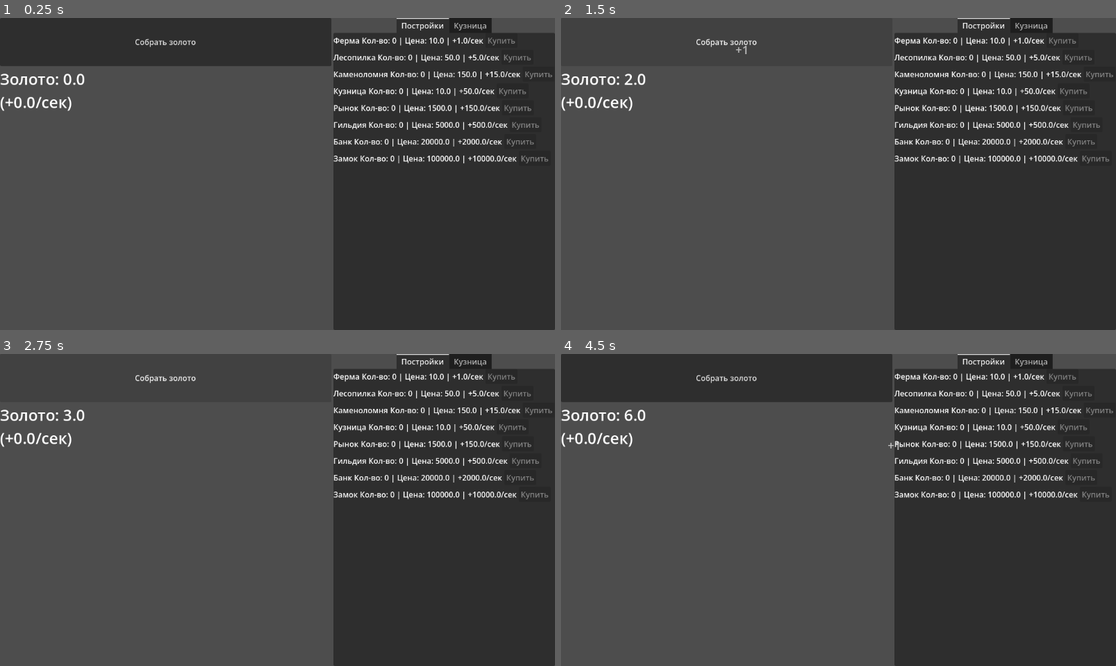
Above: before the commit, frames 1-4 (two rows, left to right).
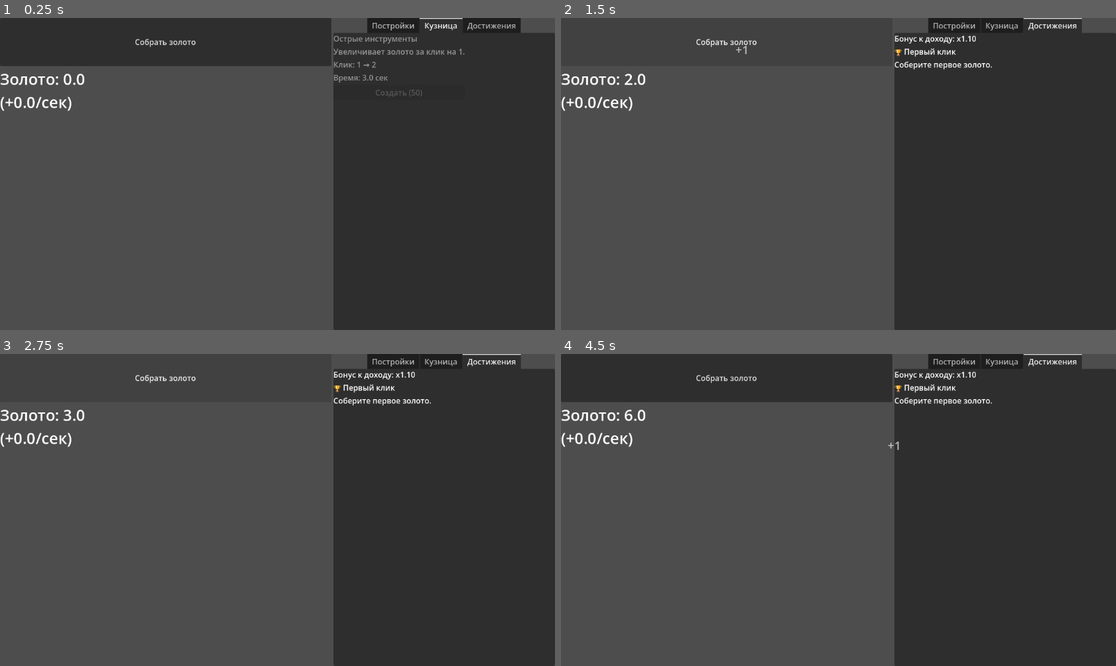
Above: after the commit, the same moments.

Repository: VPodolski/KinkdomClicker
Game: Godot game, scene res://main.tscn
Same seed, same stepped clock (60 frames per second), same inputs: the game is played once before the commit and once after it.
Inputs (mouse positions are in pixels of both pictures, inside the frame that each line leads up to):
- Up to frame 1 (0.25 s): no input
- Up to frame 2 (1.5 s): click "Собрать золото" at 0.5 s; click "Собрать золото" at 1.25 s
- Up to frame 3 (2.75 s): click "Собрать золото" at 2 s
- Up to frame 4 (4.5 s): tap Enter at 2.75, 4.25 s; move the mouse to (960, 494) at 2.77 s; tap Space at 3.5 s; move the mouse to (727, 525) at 3.52 s; move the mouse to (894, 441) at 4.27 s

The runs differ from the first frame. In frame 1, 3.7% of the frame differs, in the area x 60-100%, y 0-47%; in frame 2, 3.7%; in frame 3, 3.7%; in frame 4, 3.7%.

Commit message:
AchievementsContainer has been added to UI

Diff:
--- a/Scripts/Game.gd
+++ b/Scripts/Game.gd
@@ -75,6 +75,12 @@
 	achievement_unlocked.emit(achievement)
 	gold_changed.emit(economy.gold)
 
+func get_unlocked_achievement_count() -> int:
+	return achievements.get_unlocked_count()
+
+func get_achievement_multiplier() -> float:
+	return achievements.get_income_multiplier()
+
 func get_forge_speed_multiplier():
 	var forge = buildings.get_building_by_name("Кузница")
 	return 1.0 + (forge.count * 0.01)  # +1% за кузницу
--- a/UI/MainUI.gd
+++ b/UI/MainUI.gd
@@ -10,6 +10,10 @@
 @onready var buildings_container = $HBoxContainer/RightPanel/BuildingTab/Buildings/BuildingsContainer
 @onready var upgrades_container = $HBoxContainer/RightPanel/ForgeTab/Upgrades/UpgradesContainer
 
+@onready var achievements_tab = $HBoxContainer/RightPanel/AchievementsTab
+@onready var multiplier_label = $HBoxContainer/RightPanel/AchievementsTab/MultiplierLabel
+@onready var achievements_container = $HBoxContainer/RightPanel/AchievementsTab/ScrollContainer/AchievementsContainer
+
 var building_item_scene = preload("res://ui/BuildingItem.tscn")
 var upgrade_item_scene = preload("res://ui/UpgradeItem.tscn")
 var floating_text_scene = preload("res://ui/FloatingText.tscn")
@@ -18,18 +22,23 @@
 
 func _ready():
 	await get_tree().process_frame
+	achievements_tab.visible = false
+
 	# подписки на события
 	game.gold_changed.connect(update_gold)
 	game.buildings_changed.connect(update_buildings_ui)
 	game.upgrades_changed.connect(update_upgrades_ui)
+	game.achievement_unlocked.connect(_on_achievement_unlocked)
 
 	# первичная инициализация
 	update_gold(game.economy.gold)
 	create_buildings_ui()
 	create_upgrades_ui()
+	update_achievements_ui()
 
 	right_panel.set_tab_title(0, "Постройки")
 	right_panel.set_tab_title(1, "Кузница")
+	right_panel.set_tab_title(2, "Достижения")
 
 func _process(delta):
 	ui_update_timer += delta
@@ -68,6 +77,10 @@
 func _on_upgrade_pressed(upgrade: UpgradeData) -> void:
 	game.start_upgrade(upgrade)
 
+
+func _on_achievement_unlocked(_achievement) -> void:
+	achievements_tab.visible = true
+	update_achievements_ui()
 
 # =========================
 # 💰 UI ОБНОВЛЕНИЕ
@@ -151,7 +164,50 @@
 		)
 
 	update_visibility()
-	#sort_upgrade_items()
+
+func update_achievements_ui() -> void:
+	var unlocked = game.achievements.get_unlocked_achievements()
+	print("Unlocked achievements: ", unlocked.size())
+	# Скрываем вкладку, если достижений нет
+	if unlocked.is_empty():
+		achievements_tab.visible = false
+		return
+
+	# Показываем вкладку
+	achievements_tab.visible = true
+
+	# Обновляем текст множителя
+	var multiplier = game.achievements.get_income_multiplier()
+	multiplier_label.text = "Бонус к доходу: x%s" % game.format_number(multiplier)
+
+	# Удаляем старые элементы
+	for child in achievements_container.get_children():
+		child.queue_free()
+
+	# Создаём новые элементы
+	for achievement in unlocked:
+		var item = VBoxContainer.new()
+		item.size_flags_horizontal = Control.SIZE_EXPAND_FILL
+
+		var title_label = Label.new()
+		title_label.text = "🏆 " + achievement.title
+		title_label.size_flags_horizontal = Control.SIZE_EXPAND_FILL
+
+		var description_label = Label.new()
+		description_label.text = achievement.description
+		description_label.autowrap_mode = TextServer.AUTOWRAP_WORD_SMART
+		description_label.size_flags_horizontal = Control.SIZE_EXPAND_FILL
+
+		item.add_child(title_label)
+		item.add_child(description_label)
+
+		achievements_container.add_child(item)
+
+func update_achievements_tab_visibility() -> void:
+	var tab_index = achievements_tab.get_index()
+	var has_achievements = game.get_unlocked_achievement_count() > 0
+
+	right_panel.set_tab_hidden(tab_index, not has_achievements)
 # =========================
 # 👁️ VISIBILITY
 # =========================
--- a/main.tscn
+++ b/main.tscn
@@ -42,9 +42,10 @@
 size_flags_horizontal = 3
 size_flags_stretch_ratio = 2.0
 tab_alignment = 1
-current_tab = 0
+current_tab = 2
 
 [node name="BuildingTab" type="VBoxContainer" parent="HBoxContainer/RightPanel" unique_id=1750776209]
+visible = false
 layout_mode = 2
 metadata/_tab_index = 0
 
@@ -75,6 +76,24 @@
 
 [node name="Queue" type="Label" parent="HBoxContainer/RightPanel/ForgeTab" unique_id=1944781138]
 layout_mode = 2
+size_flags_vertical = 1
+
+[node name="AchievementsTab" type="VBoxContainer" parent="HBoxContainer/RightPanel" unique_id=342712051]
+layout_mode = 2
+metadata/_tab_index = 2
+
+[node name="MultiplierLabel" type="Label" parent="HBoxContainer/RightPanel/AchievementsTab" unique_id=877100526]
+layout_mode = 2
+text = "Бонус к доходу"
+
+[node name="ScrollContainer" type="ScrollContainer" parent="HBoxContainer/RightPanel/AchievementsTab" unique_id=380021549]
+layout_mode = 2
+size_flags_vertical = 3
+
+[node name="AchievementsContainer" type="VBoxContainer" parent="HBoxContainer/RightPanel/AchievementsTab/ScrollContainer" unique_id=819671266]
+layout_mode = 2
+size_flags_horizontal = 3
+size_flags_vertical = 3
 
 [connection signal="pressed" from="HBoxContainer/LeftPanel/GoldButton" to="." method="_on_gold_button_pressed"]
 [connection signal="timeout" from="HBoxContainer/LeftPanel/AutoGoldTimer" to="." method="_on_auto_gold_timer_timeout"]
